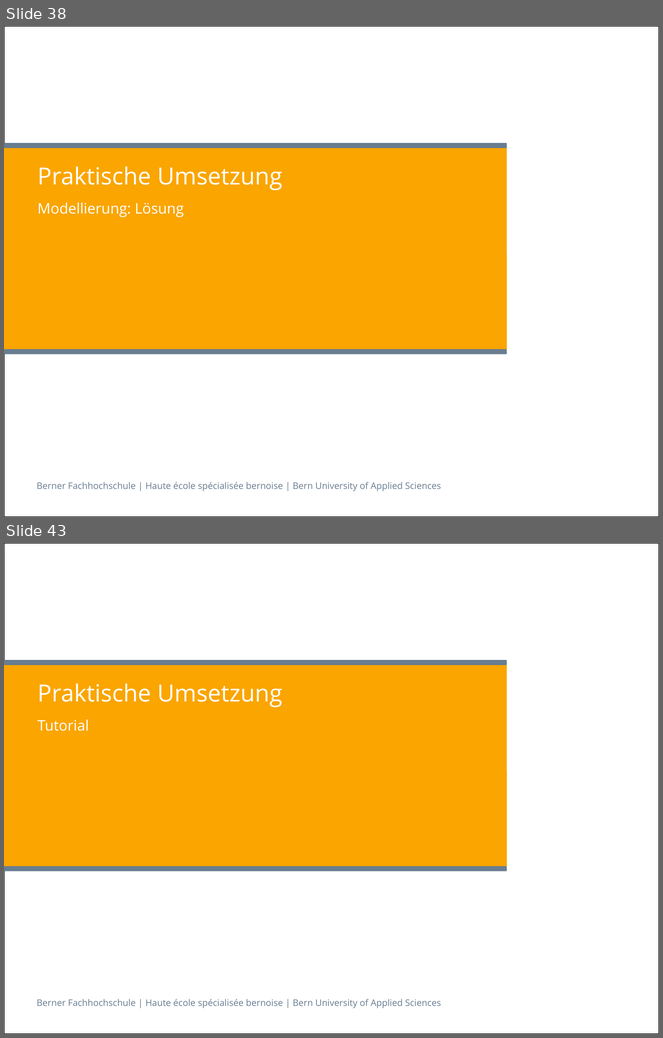
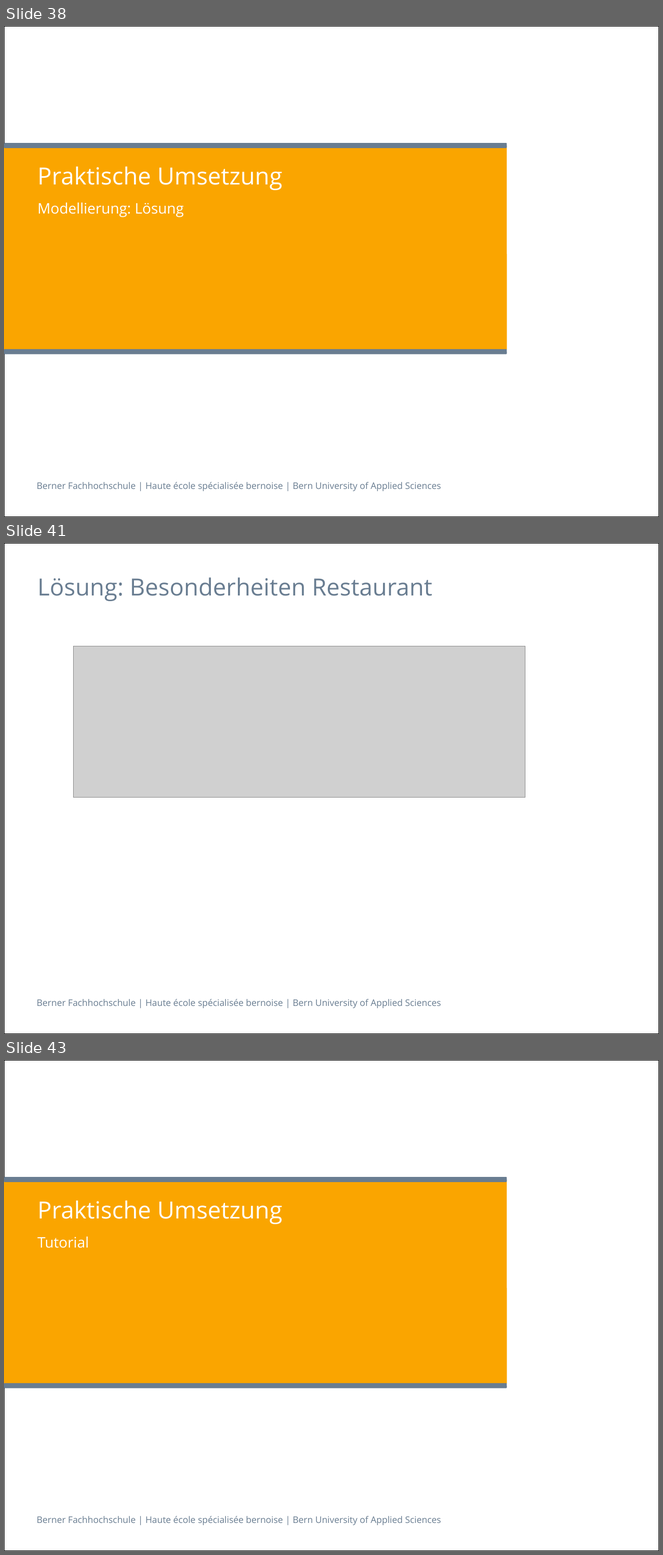
Before and after one commit to gunzm1/ElephantSearch, a slide deck: Doc/Verteidigung.pptx. Shown one above the other, each under a label of ours: slides 38 and 43 before the commit, slides 38, 41 and 43 after it; the slides between them are not shown. The pictures are 663x1038 and 663x1555 pixels, drawn with LibreOffice and Linux fonts; fonts in the diff are those of the drawing; grey boxes stand for pictures. Boxes give left, top, right and bottom in pixels: in the first picture for what was removed or moved away, otherwise in the second. Text is boxed around its words. In the diff, an @@ line names an element or a change of style, - is before the commit and + after.

Commit message:
verteidigung lösung angepasst

```diff
--- a/Doc/Verteidigung.pptx
+++ b/Doc/Verteidigung.pptx
@@ slide 41 added at (4,543,659,1034), background #FFFFFF; not listed: 2 template elements that a slide beside it also shows @@
@@ title added at (37,577,432,601), 26 pt, text #697D91 @@
+Lösung: Besonderheiten Restaurant
@@ picture added at (74,646,526,797) @@
```
Also in this commit, not shown: 1 slide changed, 3 other slides added, 4 slides removed, 9 other files.
